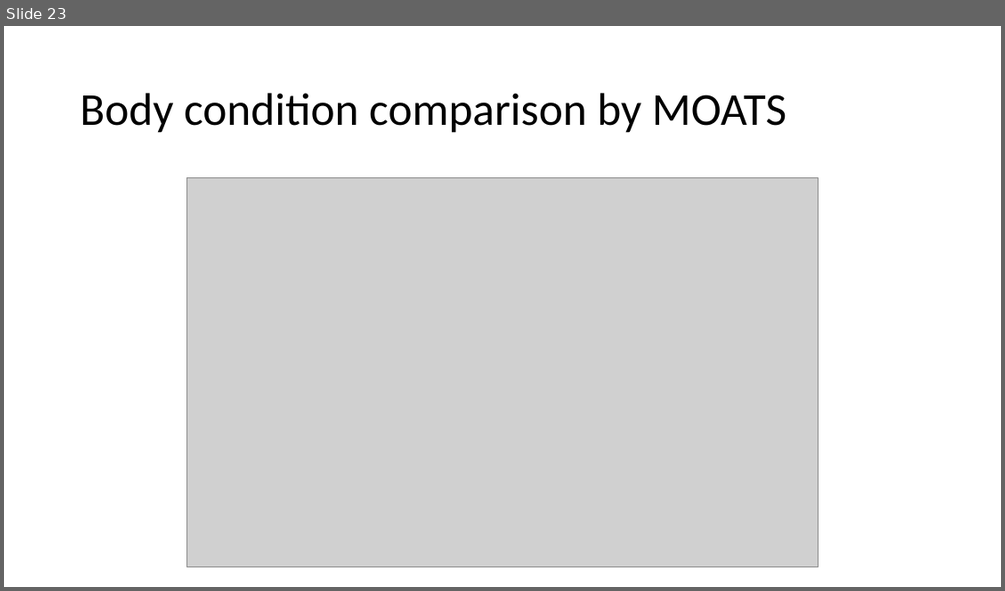
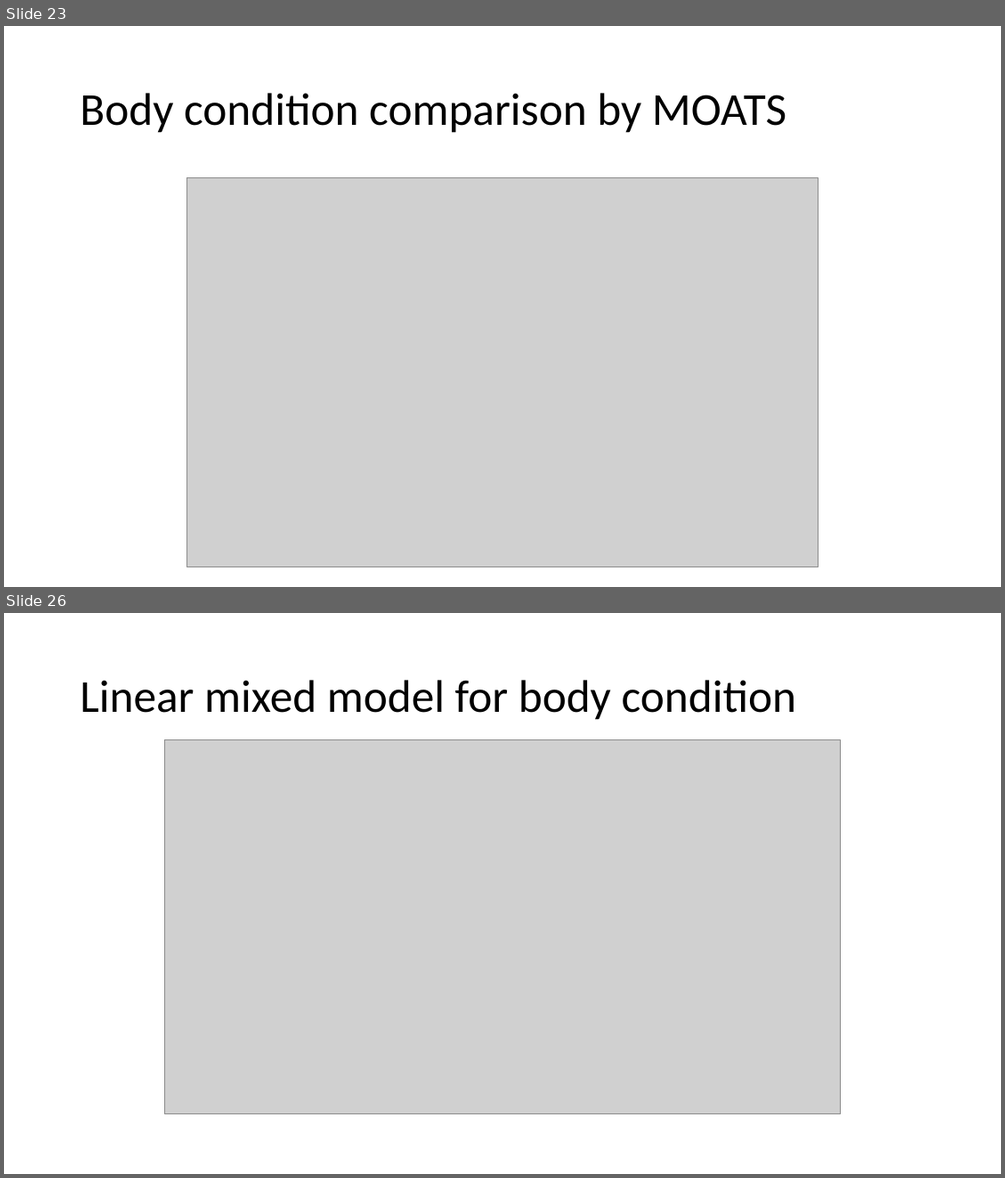
Before and after one commit to NWFSC-OA-lab/krill_size_2019, a slide deck: Krill size plots.pptx. Shown one above the other, each under a label of ours: slide 23 before the commit, slides 23 and 26 after it; the slides between them are not shown. The pictures are 1005x591 and 1005x1178 pixels, drawn with LibreOffice and Linux fonts; fonts in the diff are those of the drawing; grey boxes stand for pictures. Boxes give left, top, right and bottom in pixels: in the first picture for what was removed or moved away, otherwise in the second. Text is boxed around its words. In the diff, an @@ line names an element or a change of style, - is before the commit and + after.

```diff
--- a/Krill size plots.pptx
+++ b/Krill size plots.pptx
@@ slide 26 added at bbox=[4, 613, 1001, 1174], background #FFFFFF @@
@@ title added at bbox=[80, 680, 797, 720], 44 pt, text #000000 @@
+Linear mixed model for body condition
@@ picture added at bbox=[165, 740, 840, 1114] @@
```
Also in this commit, not shown: 2 slides changed.
